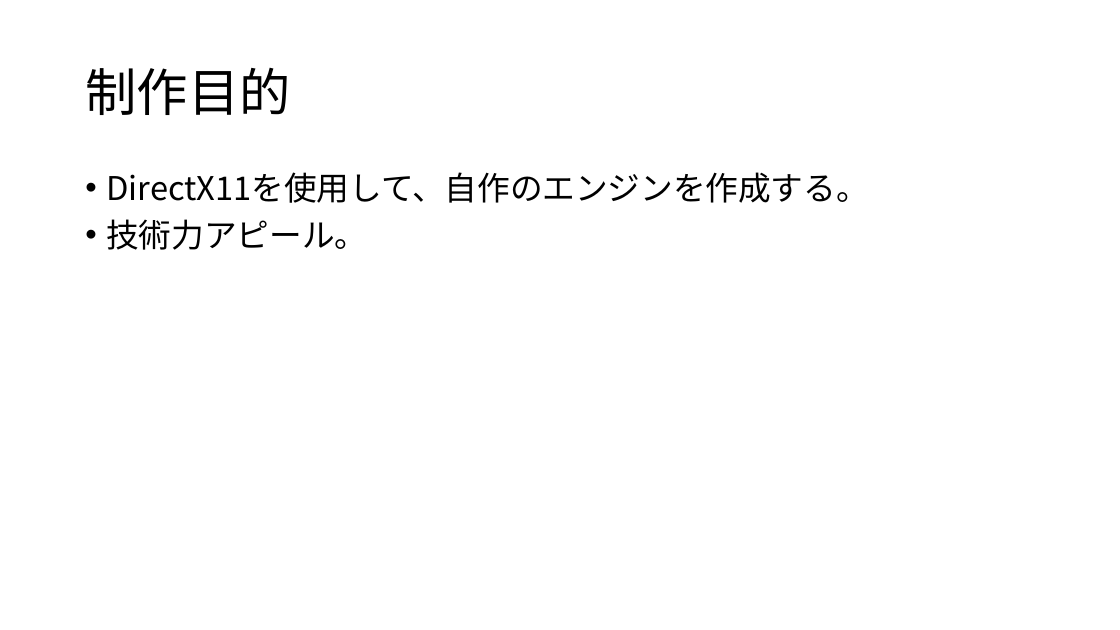
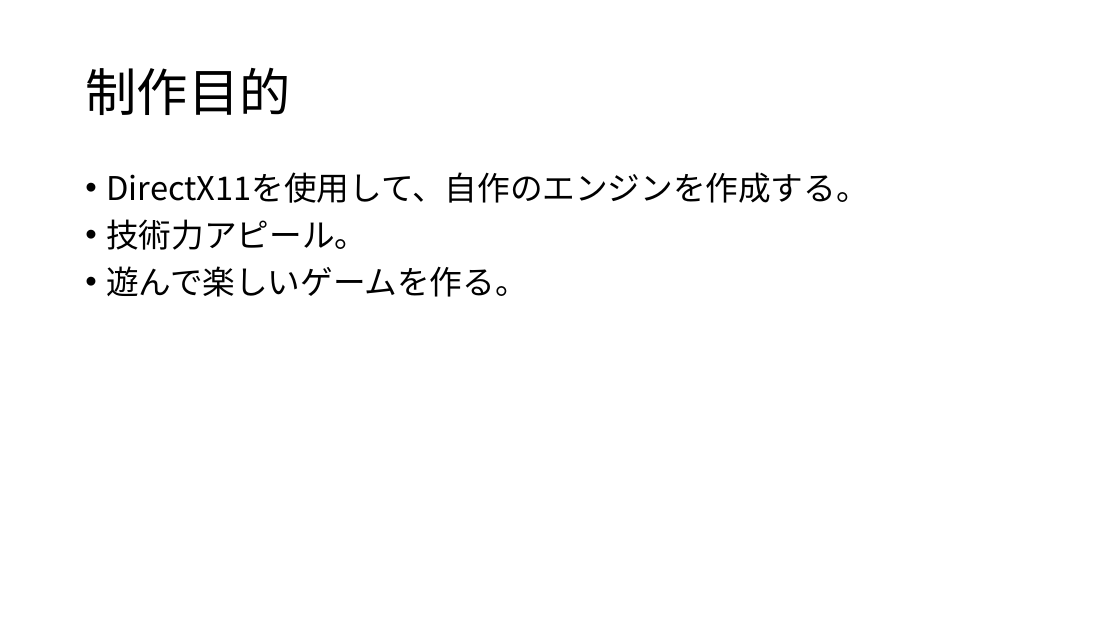
Before and after one commit to kyotento/KyotEngine, a slide deck: slide 2 of ポートフォリオ(仮).pptx. Drawn at 1120x630 pixels with LibreOffice and Linux fonts; fonts in the diff are those of the drawing. Boxes give left, top, right and bottom in pixels: in the first picture for what was removed or moved away, otherwise in the second. Text is boxed around its words. In the diff, an @@ line names an element or a change of style, - is before the commit and + after.

```diff
--- a/ポートフォリオ(仮).pptx
+++ b/ポートフォリオ(仮).pptx
@@ text at bbox=[106, 266, 528, 297]: paragraph added @@
+• 遊んで楽しいゲームを作る。
```
Also in this commit, not shown: 2 other slides changed, 13 other files.
